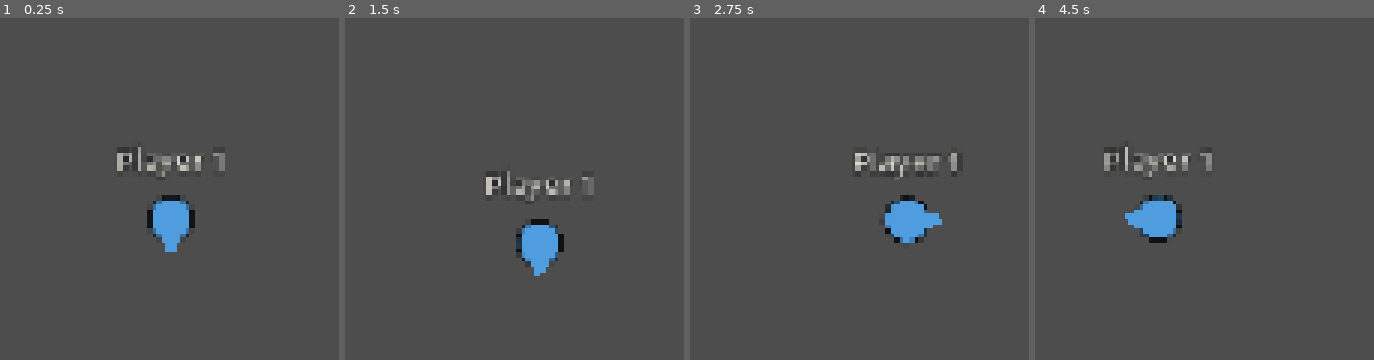
Above: before the commit, frames 1-4 (left to right).
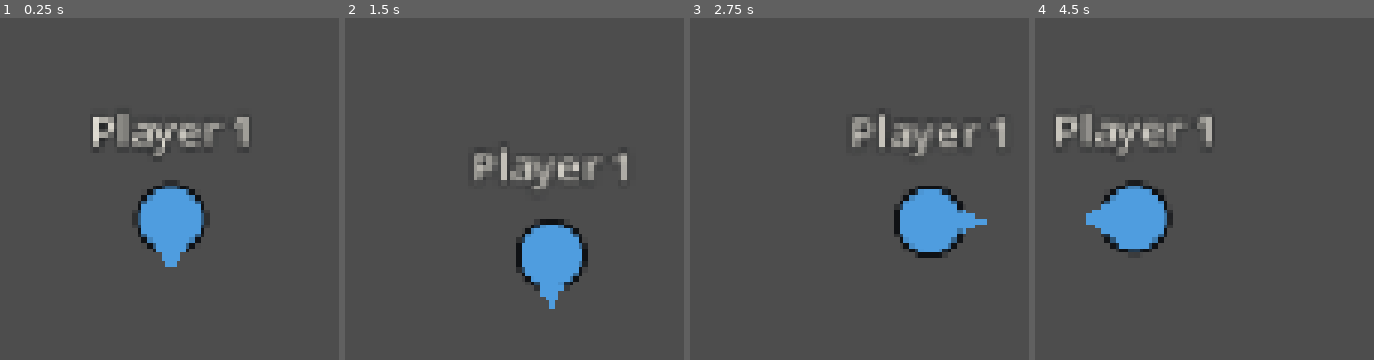
Above: after the commit, the same moments.

Repository: mucansu/Insider
Game: Godot game, scene res://entities/player/player.tscn
Two runs of this game, one before a commit and one after it. Both use one fixed random seed, a clock stepped at 60 frames per second and the inputs below. This scene is started directly instead of the project's main scene.
Inputs (mouse positions are in pixels of both pictures, inside the frame that each line leads up to):
- Up to frame 1 (0.25 s): no input
- Up to frame 2 (1.5 s): tap Enter (ui_accept) at 0.5, 0.77 s; move the mouse to (outside the picture) at 0.52 s; hold D (move_right) 0.53-1.28 s; tap E (interact) at 0.6 s; click (outside the picture) at 0.67 s; move the mouse to (outside the picture) at 1.27 s; hold S (move_down) from 1.28 s (still down); tap Q (intimidate) at 1.35 s
- Up to frame 3 (2.75 s): tap Enter (ui_accept) at 1.52 s; move the mouse to (outside the picture) at 2.02 s; release S (move_down) at 2.03 s; hold D (move_right) from 2.03 s (still down); tap Ctrl (sneak) at 2.1 s
- Up to frame 4 (4.5 s): move the mouse to (outside the picture) at 2.77 s; release D (move_right) at 2.78 s; hold W (move_up) 2.78-3.53 s; tap Shift (sprint) at 2.85 s; click (outside the picture) at 2.92 s; tap Enter (ui_accept) at 3.02, 3.77 s; move the mouse to (outside the picture) at 3.52 s; hold A (move_left) from 3.53 s (still down); tap Keypad Enter at 3.6 s; move the mouse to (outside the picture) at 4.27 s; tap Space at 4.35 s

The runs differ from the first frame. In frame 1, 5.7% of the frame differs, in the area x 27-74%, y 28-73%; in frame 2, 5.5%; in frame 3, 6.1%; in frame 4, 6.2%, in the area x 6-53%, y 28-69%.

Commit message:
IS-027: test-1 görünüm cilası — kamera yakınlaştırma 1,5 (--camera-zoom), Level.map_rect() sınırına kenetleme (küçük haritada ortalı), temizleme rengi noir BG (ON-01, ON-07)
denetci PASS (1,0/1,5 ve pencere boyutu değişiminde gri boşluk yok; kamera yalnız yerel oyuncuda; senkron kodu değişmedi).

Co-Authored-By: Claude Opus 5.5 <noreply@anthropic.com>

Diff:
--- a/autoload/args.gd
+++ b/autoload/args.gd
@@ -2,11 +2,15 @@
 ## Komut satırı argümanları (autoload `Args`, S6 — docs/notes/mimari.md).
 ## Kullanıcı argümanları `--` sonrasında: --host · --join=ADDR · --port=N · --name=AD · --level=res://...
 ## · --bot=PATH.json · --dump=PATH.json · --quit-after=SN · --player-scene=res://... (yalnız test)
+## · --camera-zoom=X (geliştirici; IS-027: yerel kameranın yakınlaştırması, PlayerTuning.camera_zoom yerine)
 ## Açılışta `OS.get_cmdline_user_args()` ayrıştırılır; testler `parse()` ile kendi listesini verebilir.
 ## Tanınmayan argümanlar `unknown` listesine girer (test koşucusunun --filter gibi argümanları için uyarı
 ## basılmaz); tanınan anahtarın değeri bozuksa uyarı basılır ve varsayılan korunur.
 
 const DEFAULT_PORT := 7777
+## `--camera-zoom` kabul aralığı (PlayerTuning.camera_zoom aralığıyla aynı).
+const CAMERA_ZOOM_MIN := 0.25
+const CAMERA_ZOOM_MAX := 4.0
 
 var want_host: bool = false
 var join_address: String = ""
@@ -18,6 +22,8 @@
 ## Saniye; 0 = kapalı.
 var quit_after: float = 0.0
 var player_scene: String = ""
+## Kamera yakınlaştırması geçersiz kılma (`--camera-zoom`); 0 = verilmedi, tuning değeri kullanılır.
+var camera_zoom: float = 0.0
 var unknown: PackedStringArray = []
 
 
@@ -36,6 +42,7 @@
 	dump_path = ""
 	quit_after = 0.0
 	player_scene = ""
+	camera_zoom = 0.0
 	unknown = []
 	for raw: String in args:
 		var arg: String = raw.strip_edges()
@@ -80,6 +87,12 @@
 			"--player-scene":
 				if _need_value(key, value, has_value):
 					player_scene = value
+			"--camera-zoom":
+				if _need_value(key, value, has_value):
+					if value.is_valid_float() and value.to_float() >= CAMERA_ZOOM_MIN and value.to_float() <= CAMERA_ZOOM_MAX:
+						camera_zoom = value.to_float()
+					else:
+						push_warning("Args: geçersiz --camera-zoom '%s' (%.2f..%.2f)" % [value, CAMERA_ZOOM_MIN, CAMERA_ZOOM_MAX])
 			_:
 				unknown.append(raw)
 	if want_host and not join_address.is_empty():
--- a/data/player_tuning.tres
+++ b/data/player_tuning.tres
@@ -10,3 +10,4 @@
 acceleration = 1400.0
 deceleration = 2000.0
 interpolation_delay = 0.1
+camera_zoom = 1.5
--- a/entities/player/player.gd
+++ b/entities/player/player.gd
@@ -85,9 +85,7 @@
 	add_to_group(Interactable.ACTOR_GROUP)
 	_camera.enabled = _local
 	if _local:
-		_camera.zoom = Vector2.ONE * tuning.camera_zoom
-		_camera.make_current()
-		_camera.reset_smoothing()
+		_setup_camera()
 		_publish()
 		_interaction.target_changed.connect(interaction_target_changed.emit)
 		_interaction.started.connect(_on_interaction_started)
@@ -184,6 +182,56 @@
 	}
 
 
+## Yerel kameranın yakınlaştırması (IS-027): `--camera-zoom` verildiyse o, yoksa `tuning.camera_zoom`.
+func camera_zoom() -> float:
+	return Args.camera_zoom if Args.camera_zoom > 0.0 else tuning.camera_zoom
+
+
+## Kamera sınırı (IS-027, global): harita dikdörtgeni `map`, kameranın gördüğü alan `view_size`'tan (viewport /
+## zoom) dar olan eksende harita ortada kalacak biçimde görüş boyuna genişletilir (Camera2D dar sınırda sağ/alt
+## kenara yaslanır; böylece kamera o eksende sabit, harita ortalı durur). Düğümsüz; birim testte doğrudan.
+static func camera_limits(map: Rect2, view_size: Vector2) -> Rect2i:
+	var out: Rect2 = map
+	for axis: int in [Vector2.AXIS_X, Vector2.AXIS_Y]:
+		if map.size[axis] < view_size[axis]:
+			out.position[axis] = map.get_center()[axis] - view_size[axis] * 0.5
+			out.size[axis] = view_size[axis]
+	var start := Vector2i(floori(out.position.x), floori(out.position.y))
+	var end := Vector2i(ceili(out.end.x), ceili(out.end.y))
+	return Rect2i(start, end - start)
+
+
+func _setup_camera() -> void:
+	_camera.zoom = Vector2.ONE * camera_zoom()
+	_apply_camera_limits()
+	get_viewport().size_changed.connect(_apply_camera_limits)
+	_camera.make_current()
+	_camera.reset_smoothing()
+
+
+## Seviyenin harita dikdörtgenine (S4 `map_rect()`; ata düğümde ördek tipleme) kenetler; seviye yoksa sınırsız.
+func _apply_camera_limits() -> void:
+	var map: Rect2 = _level_map_rect()
+	if not map.has_area():
+		return
+	var limits: Rect2i = camera_limits(map, get_viewport_rect().size / _camera.zoom)
+	_camera.limit_left = limits.position.x
+	_camera.limit_top = limits.position.y
+	_camera.limit_right = limits.end.x
+	_camera.limit_bottom = limits.end.y
+
+
+func _level_map_rect() -> Rect2:
+	var node: Node = get_parent()
+	while node != null:
+		if node.has_method(&"map_rect"):
+			var rect: Rect2 = node.call(&"map_rect")
+			var level: Node2D = node as Node2D
+			return level.global_transform * rect if level != null else rect
+		node = node.get_parent()
+	return Rect2()
+
+
 func _publish() -> void:
 	net_position = position
 	net_facing = facing
--- a/entities/player/player.tscn
+++ b/entities/player/player.tscn
@@ -52,4 +52,5 @@
 
 [node name="Camera2D" type="Camera2D" parent="." unique_id=127350141]
 enabled = false
+limit_smoothed = true
 position_smoothing_enabled = true
--- a/levels/level.gd
+++ b/levels/level.gd
@@ -10,6 +10,7 @@
 const _NPCS := ^"NPCs"
 const _SPAWN_POINTS := ^"SpawnPoints"
 const _MARKERS := ^"Markers"
+const _TILES := ^"Tiles"
 
 
 ## Oyuncu düğümlerinin kabı (Game üretir; düğüm adı peer kimliği).
@@ -52,6 +53,19 @@
 	return markers.get_node_or_null(NodePath(text)) as Node2D
 
 
+## Haritanın oynanabilir alan dikdörtgeni (IS-027; kamera sınırı): `Tiles` ızgarasının tamamı, harita kenarı
+## dolgusu (sınır karoları) dahil; bu köke göre (kökün kendi dönüşümü hariç). `Tiles` yoksa ya da boşsa
+## alanı sıfır olan Rect2() — çağıran sınır uygulamaz.
+func map_rect() -> Rect2:
+	var tiles: LevelLayout = get_node_or_null(_TILES) as LevelLayout
+	if tiles == null:
+		return Rect2()
+	var size: Vector2i = tiles.size_in_tiles()
+	if size.x <= 0 or size.y <= 0:
+		return Rect2()
+	return _to_level(tiles) * Rect2(Vector2.ZERO, Vector2(size * LevelLayout.TILE))
+
+
 func _spawn_points() -> Array[Node2D]:
 	var out: Array[Node2D] = []
 	var points: Node = get_node_or_null(_SPAWN_POINTS)
--- a/main.gd
+++ b/main.gd
@@ -16,6 +16,7 @@
 ##     "samples": duvar saatine hizalı SAMPLE_INTERVAL_SEC dilimlerinde oyuncu konumları
 ##     [{"slot": int, "players": {"<peer_id>": [x, y]}}]; aynı makinedeki süreçler aynı dilimi karşılaştırır.
 ##   · Kare hızı MAX_FPS_AUTOMATED ile sınırlanır (headless döngü işlemciyi tüketmesin).
+## - Açılışta viewport temizleme rengi etkin tonun BG'sine ayarlanır (IS-027).
 
 const MAIN_MENU := "res://ui/main_menu.tscn"
 const READY_MARKER := "INSIDERS_READY"
@@ -37,7 +38,13 @@
 
 
 func _ready() -> void:
+	apply_clear_color()
 	_start.call_deferred()
+
+
+## Viewport temizleme rengi = etkin tonun BG'si (IS-027, KR-005): harita dışı gri (#4d4d4d) değil koyu görünür.
+static func apply_clear_color() -> void:
+	RenderingServer.set_default_clear_color(ThemeTokens.tone().bg_color)
 
 
 ## Açılış kipi: &"host", &"join", &"menu" (menü sahnesi var) ya da &"none".
--- a/tests/unit/test_levels_api.gd
+++ b/tests/unit/test_levels_api.gd
@@ -67,6 +67,29 @@
 	eq(level.spawn_count(), 0)
 	eq(level.spawn_position(0), Vector2.ZERO)
 	is_true(level.marker(&"Exit") == null)
+	eq(level.map_rect(), Rect2(), "Tiles yoksa harita dikdörtgeni boş")
+
+
+## IS-027: harita dikdörtgeni = Tiles ızgarasının tamamı (sınır dolgusu dahil), köke göre.
+func test_map_rect() -> void:
+	var store: Level = autofree((load(LEVELS[0]) as PackedScene).instantiate()) as Level
+	store.position = Vector2(500, 500)  # kökün kendi dönüşümü dahil değil
+	eq(store.map_rect(), Rect2(0, 0, 960, 640), "store_a 30×20 karo")
+	var arena: Level = autofree((load(LEVELS[1]) as PackedScene).instantiate()) as Level
+	var tiles: LevelLayout = arena.get_node("Tiles") as LevelLayout
+	eq(arena.map_rect().size, Vector2(tiles.size_in_tiles() * LevelLayout.TILE), "test_arena ızgarası")
+	var fixture: Level = autofree((load(LEVELS[2]) as PackedScene).instantiate()) as Level
+	eq(fixture.map_rect(), Rect2(), "Tiles'sız fikstür")
+	# Kaydırılmış Tiles ve boş ızgara.
+	var level: Level = autofree(Level.new()) as Level
+	var layout := LevelLayout.new()
+	layout.name = "Tiles"
+	layout.position = Vector2(64, -32)
+	layout.rows = PackedStringArray(["%%%", "%.%"])
+	level.add_child(layout)
+	eq(level.map_rect(), Rect2(64, -32, 96, 64))
+	layout.rows = PackedStringArray()
+	eq(level.map_rect(), Rect2(), "boş ızgara")
 
 
 func test_builder_assigns_level_root_and_stays_idempotent() -> void:
--- /dev/null
+++ b/tests/unit/test_player_camera.gd
@@ -0,0 +1,119 @@
+extends TestCase
+## IS-027 yerel oyuncu kamerası ve görünüm cilası: yakınlaştırma `data/player_tuning.tres` camera_zoom 1,5
+## (`--camera-zoom` geliştirici argümanı geçersiz kılar), kamera seviyenin harita dikdörtgenine (S4
+## `Level.map_rect()`) kenetlenir, harita görüşten darsa ortalanır; viewport temizleme rengi tonun BG'si.
+
+const SCENE := "res://entities/player/player.tscn"
+const TUNING := "res://data/player_tuning.tres"
+const STORE := "res://levels/store_a.tscn"
+const ArgsScript := preload("res://autoload/args.gd")
+const MainScript := preload("res://main.gd")
+
+
+func _spawn_local(parent: Node) -> Player:
+	var player: Player = (load(SCENE) as PackedScene).instantiate() as Player
+	player.name = "1"
+	player.set_multiplayer_authority(1, true)
+	parent.add_child(player)
+	return player
+
+
+func _camera(player: Player) -> Camera2D:
+	return player.get_node("Camera2D") as Camera2D
+
+
+func test_tuning_zoom_is_one_and_a_half() -> void:
+	var t: PlayerTuning = load(TUNING) as PlayerTuning
+	near(t.camera_zoom, 1.5, 0.0001, "ON-01: yakınlaştırma 1,5")
+
+
+func test_args_camera_zoom_parsing() -> void:
+	var a: ArgsScript = autofree(ArgsScript.new()) as ArgsScript
+	eq(a.camera_zoom, 0.0, "verilmedi = 0")
+	a.parse(PackedStringArray(["--camera-zoom=1.0"]))
+	near(a.camera_zoom, 1.0, 0.0001)
+	eq(a.unknown.size(), 0, "tanınan argüman")
+	a.parse(PackedStringArray(["--camera-zoom=2.25", "--host"]))
+	near(a.camera_zoom, 2.25, 0.0001)
+	a.parse(PackedStringArray([]))
+	eq(a.camera_zoom, 0.0, "yeniden ayrıştırma sıfırlar")
+	for bad: String in ["--camera-zoom=abc", "--camera-zoom=0", "--camera-zoom=-1", "--camera-zoom=9", "--camera-zoom"]:
+		a.parse(PackedStringArray([bad]))
+		eq(a.camera_zoom, 0.0, "geçersiz değer yok sayılır: " + bad)
+
+
+func test_local_camera_uses_tuning_zoom_or_argument() -> void:
+	var saved: float = Args.camera_zoom
+	Args.camera_zoom = 0.0
+	var player: Player = _spawn_local(autofree(Node2D.new()) as Node2D)
+	tree().root.add_child(player.get_parent())
+	near(player.camera_zoom(), 1.5, 0.0001)
+	eq(_camera(player).zoom, Vector2(1.5, 1.5))
+	is_true(_camera(player).limit_smoothed, "sınır yumuşak")
+	tree().root.remove_child(player.get_parent())
+	Args.camera_zoom = 1.0
+	var other: Player = _spawn_local(autofree(Node2D.new()) as Node2D)
+	tree().root.add_child(other.get_parent())
+	near(other.camera_zoom(), 1.0, 0.0001, "--camera-zoom tuning'i geçersiz kılar")
+	eq(_camera(other).zoom, Vector2.ONE)
+	tree().root.remove_child(other.get_parent())
+	Args.camera_zoom = saved
+
+
+func test_camera_limits_math() -> void:
+	var map := Rect2(0, 0, 960, 640)
+	# Zoom 1,5: görüş 853×480 haritadan küçük -> sınır harita.
+	eq(Player.camera_limits(map, Vector2(1280, 720) / 1.5), Rect2i(0, 0, 960, 640))
+	# Zoom 1,0: görüş 1280×720 haritadan büyük -> harita ortada, sınır görüş boyunda.
+	eq(Player.camera_limits(map, Vector2(1280, 720)), Rect2i(-160, -40, 1280, 720))
+	# Karışık: yalnız dar eksen genişler; konumlu harita.
+	eq(Player.camera_limits(Rect2(100, 50, 2000, 300), Vector2(1280, 720)), Rect2i(100, -160, 2000, 720))
+	# Kesirli genişletme aşağı/yukarı yuvarlanır, görüşten dar kalmaz.
+	var odd: Rect2i = Player.camera_limits(map, Vector2(1281, 721))
+	is_true(odd.size.x >= 1281 and odd.size.y >= 721, "yuvarlama görüşü kapsar: %s" % odd)
+	near(Vector2(odd.get_center()), map.get_center(), 1.0, "ortalı")
+
+
+func test_camera_clamps_to_level_map() -> void:
+	var saved: float = Args.camera_zoom
+	Args.camera_zoom = 0.0
+	var level: Level = autofree((load(STORE) as PackedScene).instantiate()) as Level
+	level.position = Vector2(100, 200)  # kökün dönüşümü global sınıra yansır
+	tree().root.add_child(level)
+	var player: Player = _spawn_local(level.players_root())
+	var cam: Camera2D = _camera(player)
+	var map := Rect2(Vector2(100, 200), Vector2(960, 640))
+	var expected: Rect2i = Player.camera_limits(map, player.get_viewport_rect().size / cam.zoom)
+	eq(Rect2i(cam.limit_left, cam.limit_top, cam.limit_right - cam.limit_left, cam.limit_bottom - cam.limit_top),
+		expected, "Camera2D limit_* = harita (görüşe göre)")
+	# Görüş haritadan büyükse sınır görüşü kapsar ve haritayı ortalar (gri boşluk değil, çevresi BG).
+	cam.zoom = Vector2.ONE
+	player.get_viewport().size_changed.emit()
+	var view: Vector2 = player.get_viewport_rect().size
+	expected = Player.camera_limits(map, view)
+	eq(Rect2i(cam.limit_left, cam.limit_top, cam.limit_right - cam.limit_left, cam.limit_bottom - cam.limit_top),
+		expected, "görüş değişince sınır yeniden hesaplanır")
+	near(Vector2((cam.limit_left + cam.limit_right) * 0.5, (cam.limit_top + cam.limit_bottom) * 0.5),
+		map.get_center(), 1.0, "harita ortada")
+	tree().root.remove_child(level)
+	Args.camera_zoom = saved
+
+
+func test_camera_without_level_is_unbounded() -> void:
+	var holder: Node2D = autofree(Node2D.new()) as Node2D
+	tree().root.add_child(holder)
+	var player: Player = _spawn_local(holder)
+	var fresh := Camera2D.new()
+	eq(_camera(player).limit_left, fresh.limit_left, "seviye yoksa varsayılan sınır")
+	eq(_camera(player).limit_right, fresh.limit_right)
+	fresh.free()
+	tree().root.remove_child(holder)
+
+
+func test_clear_color_is_tone_background() -> void:
+	var saved: Color = RenderingServer.get_default_clear_color()
+	RenderingServer.set_default_clear_color(Color(0.3, 0.3, 0.3))
+	MainScript.apply_clear_color()
+	eq(RenderingServer.get_default_clear_color(), ThemeTokens.tone().bg_color, "ON-07: temizleme rengi BG")
+	eq(ThemeTokens.noir_tone().bg_color, ThemeTokens.BG)
+	RenderingServer.set_default_clear_color(saved)
Not shown, added: tests/unit/test_player_camera.gd.uid
